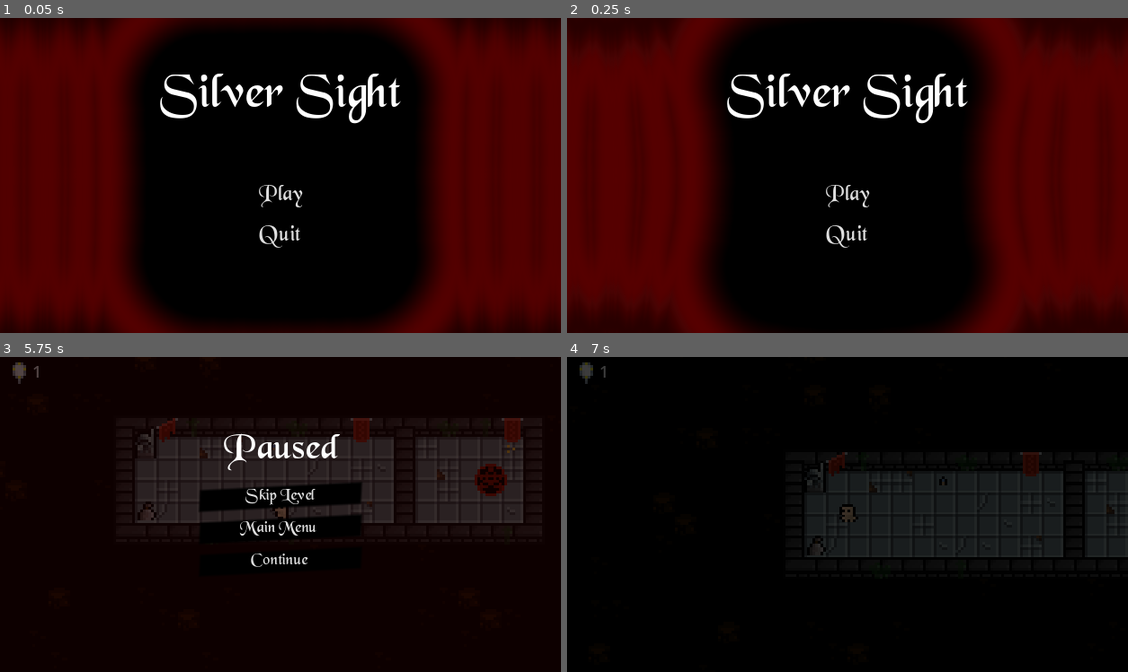
Above: before the commit, frames 1-4 (two rows, left to right).
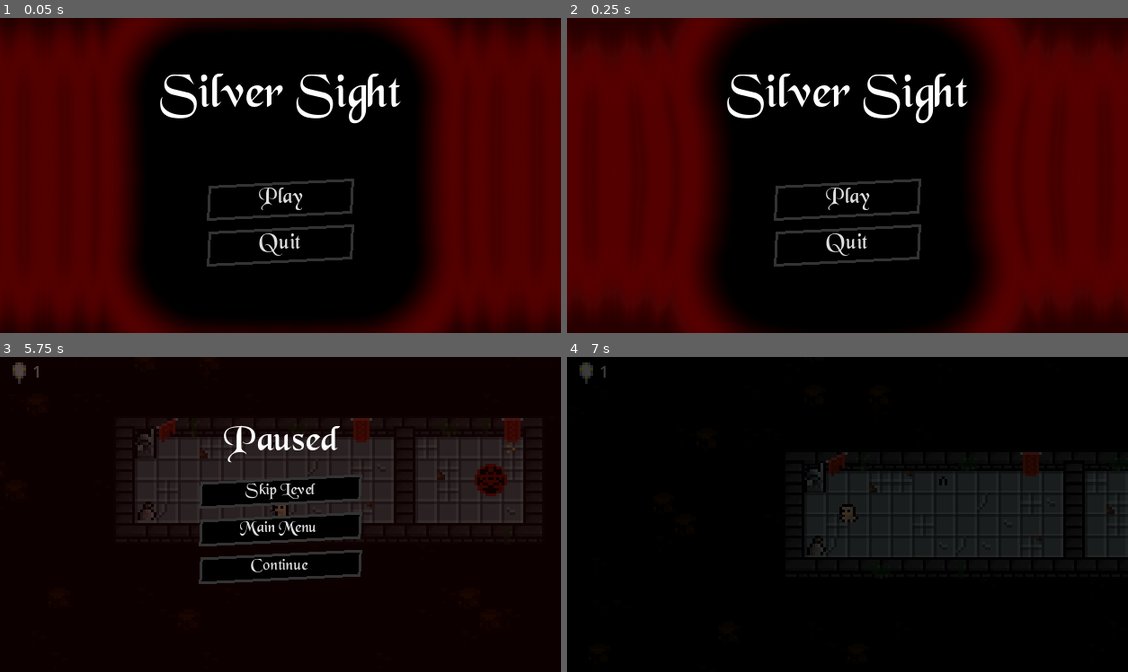
Above: after the commit, the same moments.

Repository: Medow3/Occulant
Game: Godot game, scene res://src/UI/main_menu/main_menu.tscn
Same seed, same stepped clock (60 frames per second), same inputs: the game is played once before the commit and once after it.
Inputs (mouse positions are in pixels of both pictures, inside the frame that each line leads up to):
- Up to frame 1 (0.05 s): no input
- Up to frame 2 (0.25 s): no input
- Up to frame 3 (5.75 s): click "Play" at 0.5 s; move the mouse to (403, 498) at 1.27 s; hold D (Right) 1.28-2.03 s; click (403, 498) at 1.35 s; move the mouse to (168, 530) at 2.02 s; hold S (Down) 2.03-2.78 s; tap E (Redo) at 2.1, 5.1 s; move the mouse to (336, 445) at 2.77 s; hold D (Right) 2.78-3.53 s; tap Space (Reflect) at 2.85 s; move the mouse to (252, 577) at 3.52 s; hold W (Up) 3.53-4.28 s; tap Q (Undo) at 3.6 s; tap Enter at 4.25 s; move the mouse to (448, 561) at 4.27 s; hold A (Left) from 4.28 s (still down); click (448, 561) at 4.35 s; right-click (448, 561) at 4.9 s; move the mouse to (112, 467) at 5.02 s; tap Escape (Pause) at 5.65 s
- Up to frame 4 (7 s): release A (Left) at 5.75 s; click "Main Menu" at 5.75 s; click "Play" at 6.5 s

The runs differ from the first frame. In frame 1, 1.5% of the frame differs, in the area x 36-64%, y 50-79%; in frame 2, 1.5%; in frame 3, 3.4%, in the area x 35-65%, y 21-73%; in frame 4, nothing differs.

Commit message:
Hookup new sfx

Diff:
--- /dev/null
+++ b/src/UI/button_click.gd
@@ -0,0 +1,16 @@
+extends Button
+
+@onready var hover_sfx: SFXData = load("res://src/resources/cutsom_sfx/button_hover_sfx_data.tres")
+@onready var clicked_sfx: SFXData = load("res://src/resources/cutsom_sfx/button_click_sfx_data.tres")
+
+func _ready() -> void:
+	mouse_entered.connect(_play_hover_sfx)
+	button_down.connect(_play_clicked_sfx)
+
+
+func _play_hover_sfx() -> void:
+	SFX.play_sfx(hover_sfx)
+
+
+func _play_clicked_sfx() -> void:
+	SFX.play_sfx(clicked_sfx)
--- a/src/UI/main_menu/main_menu.tscn
+++ b/src/UI/main_menu/main_menu.tscn
@@ -6,6 +6,7 @@
 [ext_resource type="StyleBox" uid="uid://crnai1k8oxxie" path="res://src/resources/button_normal_style_box_flat.tres" id="3_27mmb"]
 [ext_resource type="Texture2D" uid="uid://c6bhpoq7jmbfj" path="res://assets/art/white_square.png" id="4_mop1f"]
 [ext_resource type="StyleBox" uid="uid://41q55rsqq25l" path="res://src/resources/button_hover_style_box_flat.tres" id="6_yionx"]
+[ext_resource type="Script" path="res://src/UI/button_click.gd" id="7_exjl6"]
 
 [sub_resource type="ShaderMaterial" id="ShaderMaterial_odbe4"]
 shader = ExtResource("2_tmbq8")
@@ -78,6 +79,7 @@
 theme_override_styles/pressed = ExtResource("3_27mmb")
 theme_override_styles/focus = ExtResource("3_27mmb")
 text = "Play"
+script = ExtResource("7_exjl6")
 
 [node name="quit" type="Button" parent="VBoxContainer"]
 layout_mode = 2
@@ -89,6 +91,7 @@
 theme_override_styles/focus = ExtResource("3_27mmb")
 text = "Quit
 "
+script = ExtResource("7_exjl6")
 
 [connection signal="pressed" from="VBoxContainer/play" to="." method="_on_play_pressed"]
 [connection signal="pressed" from="VBoxContainer/quit" to="." method="_on_quit_pressed"]
--- a/src/UI/pause_screen/pause_screen.tscn
+++ b/src/UI/pause_screen/pause_screen.tscn
@@ -1,9 +1,10 @@
-[gd_scene load_steps=5 format=3 uid="uid://ppwn5jrs1m3r"]
+[gd_scene load_steps=6 format=3 uid="uid://ppwn5jrs1m3r"]
 
 [ext_resource type="Script" path="res://src/UI/pause_screen/pause_screen.gd" id="1_cc1gf"]
 [ext_resource type="FontFile" uid="uid://mu7uis4wp445" path="res://assets/fonts/13487095304649/BLKCHCRY.TTF" id="2_g8q23"]
 [ext_resource type="StyleBox" uid="uid://crnai1k8oxxie" path="res://src/resources/button_normal_style_box_flat.tres" id="3_gnpy6"]
 [ext_resource type="StyleBox" uid="uid://41q55rsqq25l" path="res://src/resources/button_hover_style_box_flat.tres" id="4_w5eho"]
+[ext_resource type="Script" path="res://src/UI/button_click.gd" id="5_8je1b"]
 
 [node name="pause_screen" type="Control"]
 process_mode = 3
@@ -57,6 +58,7 @@
 theme_override_styles/pressed = ExtResource("3_gnpy6")
 theme_override_styles/focus = ExtResource("3_gnpy6")
 text = "Skip Level"
+script = ExtResource("5_8je1b")
 
 [node name="main_menu" type="Button" parent="VBoxContainer"]
 layout_mode = 2
@@ -67,6 +69,7 @@
 theme_override_styles/pressed = ExtResource("3_gnpy6")
 theme_override_styles/focus = ExtResource("3_gnpy6")
 text = "Main Menu"
+script = ExtResource("5_8je1b")
 
 [node name="contineu" type="Button" parent="VBoxContainer"]
 layout_mode = 2
@@ -77,6 +80,7 @@
 theme_override_styles/pressed = ExtResource("3_gnpy6")
 theme_override_styles/focus = ExtResource("3_gnpy6")
 text = "Continue"
+script = ExtResource("5_8je1b")
 
 [connection signal="pressed" from="VBoxContainer/skip" to="." method="_on_skip_pressed"]
 [connection signal="pressed" from="VBoxContainer/main_menu" to="." method="_on_main_menu_pressed"]
--- a/src/go_to_next_puzzle.gd
+++ b/src/go_to_next_puzzle.gd
@@ -1,7 +1,9 @@
 extends Area2D
 
 @export var next_puzzle_path: String
+@export var win_sfx: SFXData
 
 func _on_body_entered(body):
 	if body is Player:
+		SFX.play_sfx(win_sfx)
 		Fade.fade_and_change_scene(next_puzzle_path)
--- a/src/go_to_next_puzzle.tscn
+++ b/src/go_to_next_puzzle.tscn
@@ -1,14 +1,95 @@
-[gd_scene load_steps=5 format=3 uid="uid://c550ra3vrymql"]
+[gd_scene load_steps=14 format=3 uid="uid://c550ra3vrymql"]
 
 [ext_resource type="Script" path="res://src/go_to_next_puzzle.gd" id="1_jaqb3"]
+[ext_resource type="Script" path="res://src/resources/SFX/single_SFX_data.gd" id="2_7gla6"]
 [ext_resource type="Texture2D" uid="uid://cun32xsvcc41" path="res://assets/art/summoning_circle.png" id="2_sdcau"]
+[ext_resource type="AudioStream" uid="uid://dva4dy52xdcfb" path="res://assets/sfx/reflect_mechanic/level_complete_1.ogg" id="3_2oblp"]
 [ext_resource type="PackedScene" uid="uid://d3olk54tlpb2" path="res://src/items/pulseing_light.tscn" id="3_krnqg"]
+[ext_resource type="AudioStream" uid="uid://cxm3eyrx2mmx6" path="res://assets/sfx/reflect_mechanic/level_complete_2.ogg" id="4_xc1ot"]
+[ext_resource type="AudioStream" uid="uid://d2xes8b7q0jwe" path="res://assets/sfx/reflect_mechanic/level_complete_3.ogg" id="5_5ro6n"]
+[ext_resource type="Script" path="res://src/resources/SFX/SFX_data.gd" id="6_g56r3"]
+
+[sub_resource type="Resource" id="Resource_7p6x3"]
+script = ExtResource("2_7gla6")
+sound_file = ExtResource("3_2oblp")
+pitch_scale = 1.0
+pitch_random = 0.02
+use_custom_sfx_volume = true
+custom_volume = 1.0
+uses_environmental_effects_bus = true
+bus_override = ""
+custom_effects_list = Array[AudioEffect]([])
+do_fade_in = false
+fade_in_trans = 1
+fade_in_ease = 0
+fade_in_duration = 0.1
+do_fade_out = false
+fade_out_trans = 1
+fade_out_ease = 0
+fade_out_duration = 0.1
+area_mask = 1
+attenuation = 1.0
+max_distance = 2000.0
+panning_strength = 1.0
+
+[sub_resource type="Resource" id="Resource_mkk8q"]
+script = ExtResource("2_7gla6")
+sound_file = ExtResource("4_xc1ot")
+pitch_scale = 1.0
+pitch_random = 0.02
+use_custom_sfx_volume = true
+custom_volume = 1.0
+uses_environmental_effects_bus = true
+bus_override = ""
+custom_effects_list = Array[AudioEffect]([])
+do_fade_in = false
+fade_in_trans = 1
+fade_in_ease = 0
+fade_in_duration = 0.1
+do_fade_out = false
+fade_out_trans = 1
+fade_out_ease = 0
+fade_out_duration = 0.1
+area_mask = 1
+attenuation = 1.0
+max_distance = 2000.0
+panning_strength = 1.0
+
+[sub_resource type="Resource" id="Resource_vaxu5"]
+script = ExtResource("2_7gla6")
+sound_file = ExtResource("5_5ro6n")
+pitch_scale = 1.0
+pitch_random = 0.02
+use_custom_sfx_volume = true
+custom_volume = 1.0
+uses_environmental_effects_bus = true
+bus_override = ""
+custom_effects_list = Array[AudioEffect]([])
+do_fade_in = false
+fade_in_trans = 1
+fade_in_ease = 0
+fade_in_duration = 0.1
+do_fade_out = false
+fade_out_trans = 1
+fade_out_ease = 0
+fade_out_duration = 0.1
+area_mask = 1
+attenuation = 1.0
+max_distance = 2000.0
+panning_strength = 1.0
+
+[sub_resource type="Resource" id="Resource_y7xj2"]
+script = ExtResource("6_g56r3")
+SFX_pool = Array[ExtResource("2_7gla6")]([SubResource("Resource_7p6x3"), SubResource("Resource_mkk8q"), SubResource("Resource_vaxu5")])
+SFX_pool_weights = Array[float]([1.0, 1.0, 1.0])
+prevent_same_sound_twice_in_a_row = true
 
 [sub_resource type="CircleShape2D" id="CircleShape2D_ylpq8"]
 radius = 4.0
 
 [node name="GoToNextPuzzle" type="Area2D" groups=["Puzzle End"]]
 script = ExtResource("1_jaqb3")
+win_sfx = SubResource("Resource_y7xj2")
 
 [node name="Sprite2D" type="Sprite2D" parent="."]
 z_index = -1
--- a/src/items/mirror_item.gd
+++ b/src/items/mirror_item.gd
@@ -1,9 +1,12 @@
 class_name MirrorItem extends Area2D
+
+@export var mirror_pickup_sfx: SFXData
 
 @onready var tilemap: TileMap = get_parent()
 
 func _on_body_entered(body):
 	if body is Player:
+		SFX.play_sfx(mirror_pickup_sfx)
+		tilemap.set_cell(0, tilemap.local_to_map(position), -1)
 		GameManager.pickup_mirror()
-		tilemap.set_cell(0, tilemap.local_to_map(position), -1)
 		queue_free()
--- a/src/items/mirror_item.tscn
+++ b/src/items/mirror_item.tscn
@@ -1,8 +1,40 @@
-[gd_scene load_steps=5 format=3 uid="uid://6l4kyu3if6qv"]
+[gd_scene load_steps=10 format=3 uid="uid://6l4kyu3if6qv"]
 
 [ext_resource type="Script" path="res://src/items/mirror_item.gd" id="1_pf2gv"]
 [ext_resource type="Texture2D" uid="uid://cs7vv2vnxw2l6" path="res://assets/art/items/mirror_item.png" id="1_qrjce"]
+[ext_resource type="Script" path="res://src/resources/SFX/single_SFX_data.gd" id="2_argry"]
 [ext_resource type="PackedScene" uid="uid://d3olk54tlpb2" path="res://src/items/pulseing_light.tscn" id="3_km8st"]
+[ext_resource type="AudioStream" uid="uid://ckxh7hhe3g5c1" path="res://assets/sfx/reflect_mechanic/mirror_pickup_1.ogg" id="3_mru0u"]
+[ext_resource type="Script" path="res://src/resources/SFX/SFX_data.gd" id="4_og3ov"]
+
+[sub_resource type="Resource" id="Resource_v21nn"]
+script = ExtResource("2_argry")
+sound_file = ExtResource("3_mru0u")
+pitch_scale = 1.0
+pitch_random = 0.15
+use_custom_sfx_volume = false
+custom_volume = 0.0
+uses_environmental_effects_bus = true
+bus_override = ""
+custom_effects_list = Array[AudioEffect]([])
+do_fade_in = false
+fade_in_trans = 1
+fade_in_ease = 0
+fade_in_duration = 0.1
+do_fade_out = false
+fade_out_trans = 1
+fade_out_ease = 0
+fade_out_duration = 0.1
+area_mask = 1
+attenuation = 1.0
+max_distance = 2000.0
+panning_strength = 1.0
+
+[sub_resource type="Resource" id="Resource_alhxi"]
+script = ExtResource("4_og3ov")
+SFX_pool = Array[ExtResource("2_argry")]([SubResource("Resource_v21nn")])
+SFX_pool_weights = Array[float]([1.0])
+prevent_same_sound_twice_in_a_row = true
 
 [sub_resource type="CircleShape2D" id="CircleShape2D_lq3mo"]
 radius = 5.0
@@ -10,6 +42,7 @@
 [node name="MirrorItem" type="Area2D"]
 z_index = 1
 script = ExtResource("1_pf2gv")
+mirror_pickup_sfx = SubResource("Resource_alhxi")
 
 [node name="CollisionShape2D" type="CollisionShape2D" parent="."]
 shape = SubResource("CircleShape2D_lq3mo")
--- a/src/player/player.tscn
+++ b/src/player/player.tscn
@@ -17,9 +17,11 @@
 [ext_resource type="AudioStream" uid="uid://f1t6yesdgtok" path="res://assets/sfx/reflect_mechanic/mirror_flip_6.ogg" id="8_f8qjs"]
 [ext_resource type="Texture2D" uid="uid://ckb7q4bh1hytt" path="res://assets/art/asset_packs/Minifantasy_Dungeon_v2.2_Free_Version/Minifantasy_Dungeon_Assets/Characters/Human/Idle.png" id="8_ujmx4"]
 [ext_resource type="AudioStream" uid="uid://b8wnpwp6t62co" path="res://assets/sfx/reflect_mechanic/mirror_flip_7.ogg" id="9_nnu3u"]
-[ext_resource type="AudioStream" uid="uid://pp171rapy2ps" path="res://assets/sfx/footstep_test2.ogg" id="11_n8pwi"]
+[ext_resource type="AudioStream" uid="uid://cbte4g8tajlk6" path="res://assets/sfx/footstep_1.ogg" id="11_r1ilg"]
 [ext_resource type="AudioStream" uid="uid://ct7vkvaoo1d0n" path="res://assets/sfx/reflect_mechanic/mirror_view_loop.ogg" id="12_57xky"]
+[ext_resource type="AudioStream" uid="uid://kb42und6vimx" path="res://assets/sfx/footstep_2.ogg" id="12_hawdk"]
 [ext_resource type="AudioStream" uid="uid://drauu8wt33mem" path="res://assets/sfx/reflect_mechanic/mirror_view_start.ogg" id="13_e6x2h"]
+[ext_resource type="AudioStream" uid="uid://b3t8fr5m3chvg" path="res://assets/sfx/footstep_3.ogg" id="13_mbw0a"]
 [ext_resource type="PackedScene" uid="uid://ppwn5jrs1m3r" path="res://src/UI/pause_screen/pause_screen.tscn" id="17_pr2fb"]
 [ext_resource type="TileSet" uid="uid://domg58cay67u3" path="res://src/resources/preview_tileset.tres" id="19_r0xtv"]
 [ext_resource type="Script" path="res://src/player/playerAnimationTree.gd" id="21_xa5p7"]
@@ -193,9 +195,9 @@
 
 [sub_resource type="Resource" id="Resource_jdv1j"]
 script = ExtResource("2_aeo80")
-sound_file = ExtResource("11_n8pwi")
-pitch_scale = 1.0
-pitch_random = 0.2
+sound_file = ExtResource("11_r1ilg")
+pitch_scale = 1.0
+pitch_random = 0.04
 use_custom_sfx_volume = false
 custom_volume = 0.0
 uses_environmental_effects_bus = true
@@ -214,10 +216,56 @@
 max_distance = 2000.0
 panning_strength = 1.0
 
+[sub_resource type="Resource" id="Resource_f302i"]
+script = ExtResource("2_aeo80")
+sound_file = ExtResource("12_hawdk")
+pitch_scale = 1.0
+pitch_random = 0.04
+use_custom_sfx_volume = false
+custom_volume = 0.0
+uses_environmental_effects_bus = true
+bus_override = ""
+custom_effects_list = Array[AudioEffect]([])
+do_fade_in = false
+fade_in_trans = 1
+fade_in_ease = 0
+fade_in_duration = 0.1
+do_fade_out = false
+fade_out_trans = 1
+fade_out_ease = 0
+fade_out_duration = 0.1
+area_mask = 1
+attenuation = 1.0
+max_distance = 2000.0
+panning_strength = 1.0
+
+[sub_resource type="Resource" id="Resource_uepxu"]
+script = ExtResource("2_aeo80")
+sound_file = ExtResource("13_mbw0a")
+pitch_scale = 1.0
+pitch_random = 0.04
+use_custom_sfx_volume = false
+custom_volume = 0.0
+uses_environmental_effects_bus = true
+bus_override = ""
+custom_effects_list = Array[AudioEffect]([])
+do_fade_in = false
+fade_in_trans = 1
+fade_in_ease = 0
+fade_in_duration = 0.1
+do_fade_out = false
+fade_out_trans = 1
+fade_out_ease = 0
+fade_out_duration = 0.1
+area_mask = 1
+attenuation = 1.0
+max_distance = 2000.0
+panning_strength = 1.0
+
 [sub_resource type="Resource" id="Resource_lxrag"]
 script = ExtResource("2_c6n6l")
-SFX_pool = Array[ExtResource("2_aeo80")]([SubResource("Resource_jdv1j")])
-SFX_pool_weights = Array[float]([1.0])
+SFX_pool = Array[ExtResource("2_aeo80")]([SubResource("Resource_jdv1j"), SubResource("Resource_f302i"), SubResource("Resource_uepxu")])
+SFX_pool_weights = Array[float]([1.0, 1.0, 1.0])
 prevent_same_sound_twice_in_a_row = true
 
 [sub_resource type="Resource" id="Resource_gaprq"]
--- a/src/puzzle/puzzle.gd
+++ b/src/puzzle/puzzle.gd
@@ -4,6 +4,7 @@
 
 @onready var player: Player = $Player
 @onready var tilemap: TileMap = $TileMap
+@onready var undo_sfx: SFXData = load("res://src/resources/cutsom_sfx/undo_sfx_data.tres")
 
 var _history: Array[Dictionary] = []
 var current_place_in_history: int = 0
@@ -27,6 +28,7 @@
 
 
 func _load_state(state: Dictionary) -> void:
+	SFX.play_sfx(undo_sfx)
 	tilemap.clear()
 	tilemap.set_pattern(0, state["top_left_tile_coord"], state["tiles"])
 	player.global_position = state["player_global_position"]
--- a/src/resources/button_normal_style_box_flat.tres
+++ b/src/resources/button_normal_style_box_flat.tres
@@ -3,3 +3,9 @@
 [resource]
 bg_color = Color(0, 0, 0, 1)
 skew = Vector2(0.05, 0.05)
+border_width_left = 1
+border_width_top = 1
+border_width_right = 1
+border_width_bottom = 1
+border_color = Color(0.2, 0.2, 0.2, 1)
+anti_aliasing = false
--- /dev/null
+++ b/src/resources/cutsom_sfx/button_click_sfx_data.tres
@@ -0,0 +1,34 @@
+[gd_resource type="Resource" script_class="SFXData" load_steps=5 format=3 uid="uid://bu542fh3i8onn"]
+
+[ext_resource type="Script" path="res://src/resources/SFX/SFX_data.gd" id="1_7g48f"]
+[ext_resource type="Script" path="res://src/resources/SFX/single_SFX_data.gd" id="1_mcff2"]
+[ext_resource type="AudioStream" uid="uid://ddmg5bxjy36dk" path="res://assets/sfx/footstep_4.ogg" id="2_pm1q2"]
+
+[sub_resource type="Resource" id="Resource_thm5u"]
+script = ExtResource("1_mcff2")
+sound_file = ExtResource("2_pm1q2")
+pitch_scale = 1.0
+pitch_random = 0.1
+use_custom_sfx_volume = false
+custom_volume = 0.0
+uses_environmental_effects_bus = true
+bus_override = ""
+custom_effects_list = Array[AudioEffect]([])
+do_fade_in = false
+fade_in_trans = 1
+fade_in_ease = 0
+fade_in_duration = 0.1
+do_fade_out = false
+fade_out_trans = 1
+fade_out_ease = 0
+fade_out_duration = 0.1
+area_mask = 1
+attenuation = 1.0
+max_distance = 2000.0
+panning_strength = 1.0
+
+[resource]
+script = ExtResource("1_7g48f")
+SFX_pool = Array[ExtResource("1_mcff2")]([SubResource("Resource_thm5u")])
+SFX_pool_weights = Array[float]([1.0])
+prevent_same_sound_twice_in_a_row = true
--- /dev/null
+++ b/src/resources/cutsom_sfx/button_hover_sfx_data.tres
@@ -0,0 +1,34 @@
+[gd_resource type="Resource" script_class="SFXData" load_steps=5 format=3 uid="uid://blnvhqtiv51uj"]
+
+[ext_resource type="Script" path="res://src/resources/SFX/SFX_data.gd" id="1_5pa1c"]
+[ext_resource type="Script" path="res://src/resources/SFX/single_SFX_data.gd" id="1_njjlk"]
+[ext_resource type="AudioStream" uid="uid://ddmg5bxjy36dk" path="res://assets/sfx/footstep_4.ogg" id="2_aw0mb"]
+
+[sub_resource type="Resource" id="Resource_80t4s"]
+script = ExtResource("1_njjlk")
+sound_file = ExtResource("2_aw0mb")
+pitch_scale = 1.0
+pitch_random = 0.1
+use_custom_sfx_volume = false
+custom_volume = 0.0
+uses_environmental_effects_bus = true
+bus_override = ""
+custom_effects_list = Array[AudioEffect]([])
+do_fade_in = false
+fade_in_trans = 1
+fade_in_ease = 0
+fade_in_duration = 0.1
+do_fade_out = false
+fade_out_trans = 1
+fade_out_ease = 0
+fade_out_duration = 0.1
+area_mask = 1
+attenuation = 1.0
+max_distance = 2000.0
+panning_strength = 1.0
+
+[resource]
+script = ExtResource("1_5pa1c")
+SFX_pool = Array[ExtResource("1_njjlk")]([SubResource("Resource_80t4s")])
+SFX_pool_weights = Array[float]([1.0])
+prevent_same_sound_twice_in_a_row = true
--- /dev/null
+++ b/src/resources/cutsom_sfx/undo_sfx_data.tres
@@ -0,0 +1,58 @@
+[gd_resource type="Resource" script_class="SFXData" load_steps=7 format=3 uid="uid://ckbdpn3sw3gie"]
+
+[ext_resource type="Script" path="res://src/resources/SFX/SFX_data.gd" id="1_cy0xq"]
+[ext_resource type="Script" path="res://src/resources/SFX/single_SFX_data.gd" id="1_gy5jq"]
+[ext_resource type="AudioStream" uid="uid://cj4s623oykhtn" path="res://assets/sfx/reflect_mechanic/mirror_flip_undo_1.ogg" id="2_ekl0k"]
+[ext_resource type="AudioStream" uid="uid://s0jgalv33gud" path="res://assets/sfx/reflect_mechanic/mirror_flip_undo_2.ogg" id="3_tupde"]
+
+[sub_resource type="Resource" id="Resource_08hdw"]
+script = ExtResource("1_gy5jq")
+sound_file = ExtResource("2_ekl0k")
+pitch_scale = 1.0
+pitch_random = 0.05
+use_custom_sfx_volume = false
+custom_volume = 0.0
+uses_environmental_effects_bus = true
+bus_override = ""
+custom_effects_list = Array[AudioEffect]([])
+do_fade_in = false
+fade_in_trans = 1
+fade_in_ease = 0
+fade_in_duration = 0.1
+do_fade_out = false
+fade_out_trans = 1
+fade_out_ease = 0
+fade_out_duration = 0.1
+area_mask = 1
+attenuation = 1.0
+max_distance = 2000.0
+panning_strength = 1.0
+
+[sub_resource type="Resource" id="Resource_vvr76"]
+script = ExtResource("1_gy5jq")
+sound_file = ExtResource("3_tupde")
+pitch_scale = 1.0
+pitch_random = 0.05
+use_custom_sfx_volume = false
+custom_volume = 0.0
+uses_environmental_effects_bus = true
+bus_override = ""
+custom_effects_list = Array[AudioEffect]([])
+do_fade_in = false
+fade_in_trans = 1
+fade_in_ease = 0
+fade_in_duration = 0.1
+do_fade_out = false
+fade_out_trans = 1
+fade_out_ease = 0
+fade_out_duration = 0.1
+area_mask = 1
+attenuation = 1.0
+max_distance = 2000.0
+panning_strength = 1.0
+
+[resource]
+script = ExtResource("1_cy0xq")
+SFX_pool = Array[ExtResource("1_gy5jq")]([SubResource("Resource_08hdw"), SubResource("Resource_vvr76")])
+SFX_pool_weights = Array[float]([1.0, 1.0])
+prevent_same_sound_twice_in_a_row = true
Not shown, changed: assets/music/gamejam_demo1.mp3.import
Not shown, changed: assets/music/gamejam_demo2.mp3.import
Not shown, added: assets/sfx/footstep_1.ogg.import
Not shown, added: assets/sfx/footstep_2.ogg.import
Not shown, added: assets/sfx/footstep_3.ogg.import
Not shown, added: assets/sfx/footstep_4.ogg.import
Not shown, added: assets/sfx/reflect_mechanic/level_complete_1.ogg.import
Not shown, added: assets/sfx/reflect_mechanic/level_complete_2.ogg.import
Not shown, added: assets/sfx/reflect_mechanic/level_complete_3.ogg.import
Not shown, added: assets/sfx/reflect_mechanic/mirror_flip_undo_1.ogg.import
Not shown, added: assets/sfx/reflect_mechanic/mirror_flip_undo_2.ogg.import
Not shown, added: assets/sfx/reflect_mechanic/mirror_pickup_1.ogg.import
(and 2 more such lines)
